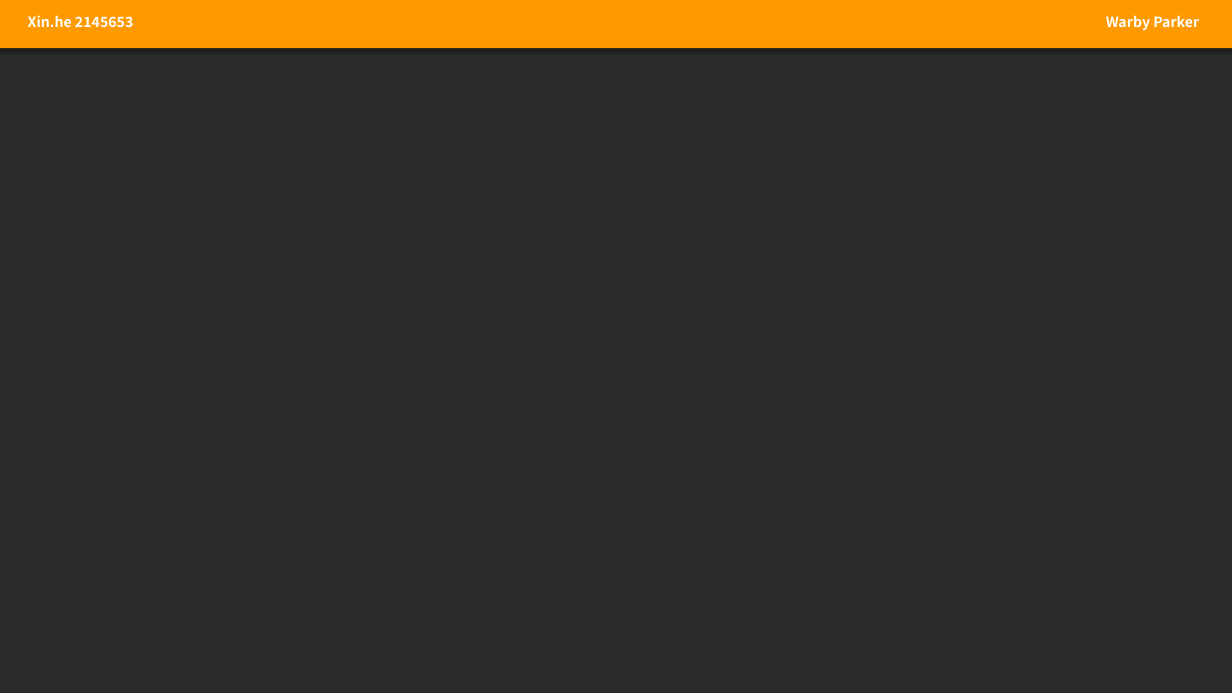
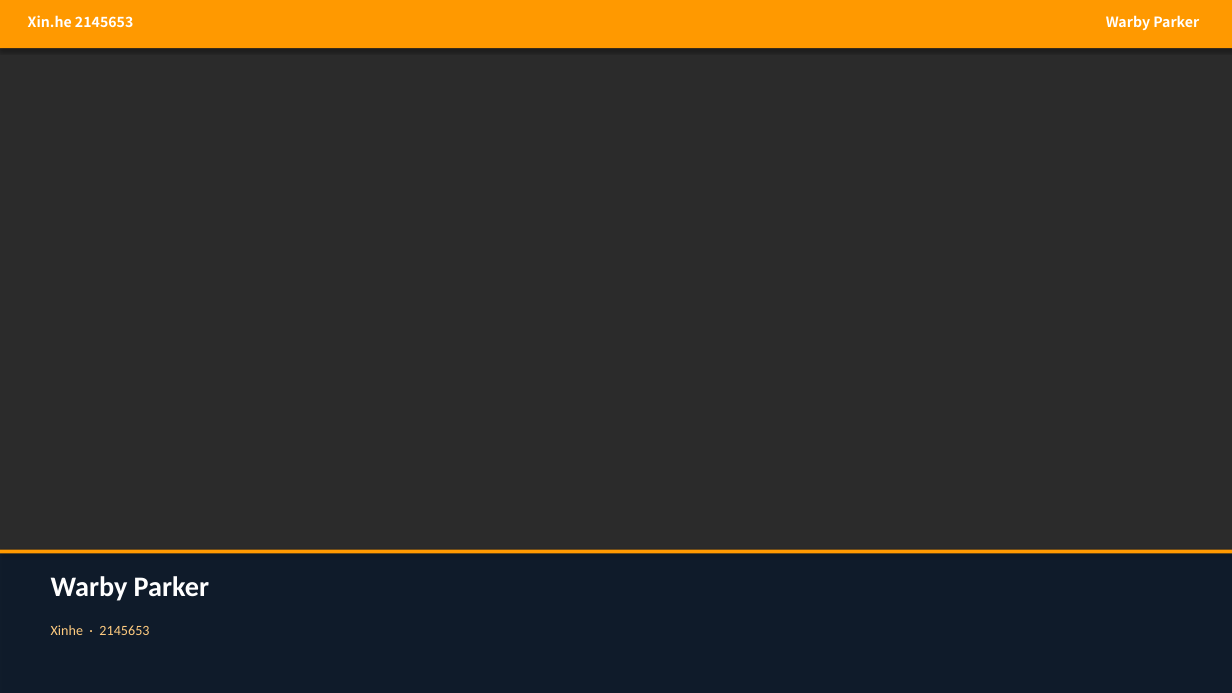
Before and after one commit to Hasina666/clawdbot-space, a slide deck: slide 1 of Warby_Parker_Beautified.pptx. Drawn at 1232x693 pixels with LibreOffice and Linux fonts; fonts in the diff are those of the drawing; background and template pictures are left out; a plain dark background stands for a picture behind light text. Boxes give left, top, right and bottom in pixels: in the first picture for what was removed or moved away, otherwise in the second. Text is boxed around its words. In the diff, an @@ line names an element or a change of style, - is before the commit and + after.

```diff
--- a/Warby_Parker_Beautified.pptx
+++ b/Warby_Parker_Beautified.pptx
@@ rectangle added at (0,550,1232,693), fill #0A1A2E at 75% opacity @@
@@ rectangle added at (0,550,1232,554), fill #FF9900 @@
@@ text added at (51,576,209,601), 22 pt, text #FFFFFF, bold @@
+Warby Parker
@@ text added at (51,625,149,635), 11 pt, text #FFCC80 @@
+Xinhe · 2145653
```
Also in this commit, not shown: 3 other slides changed.
